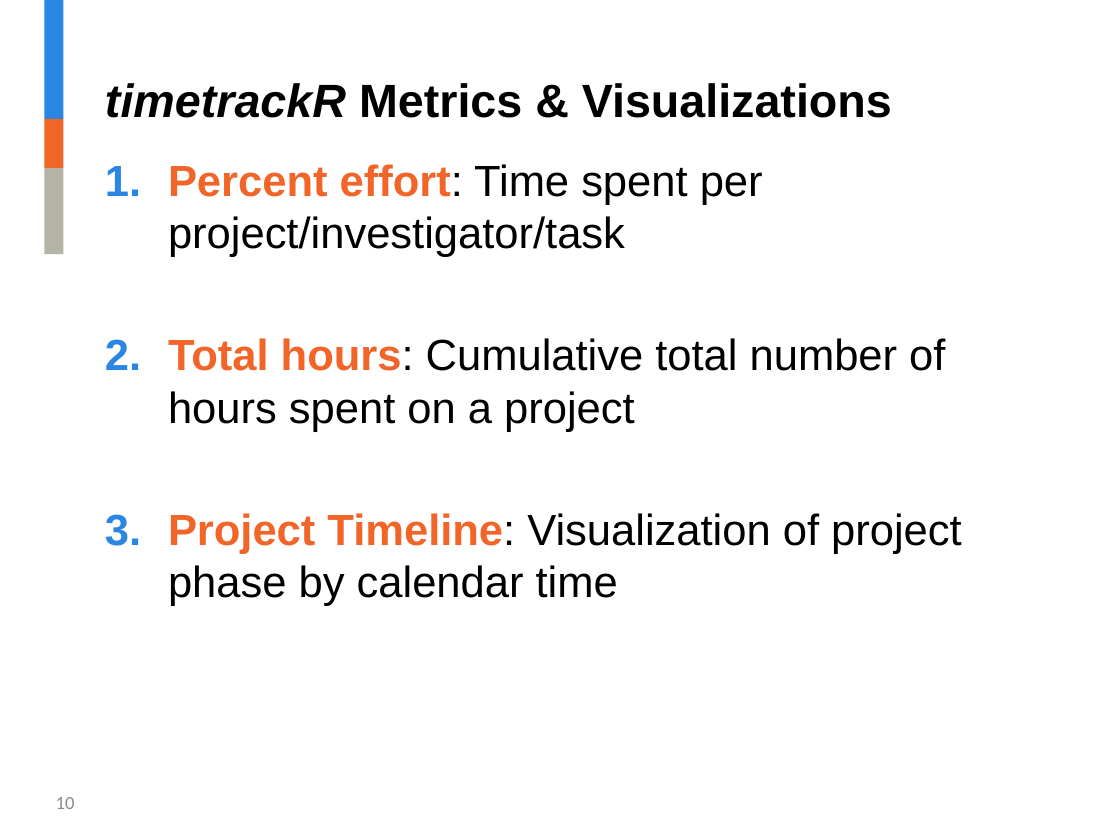
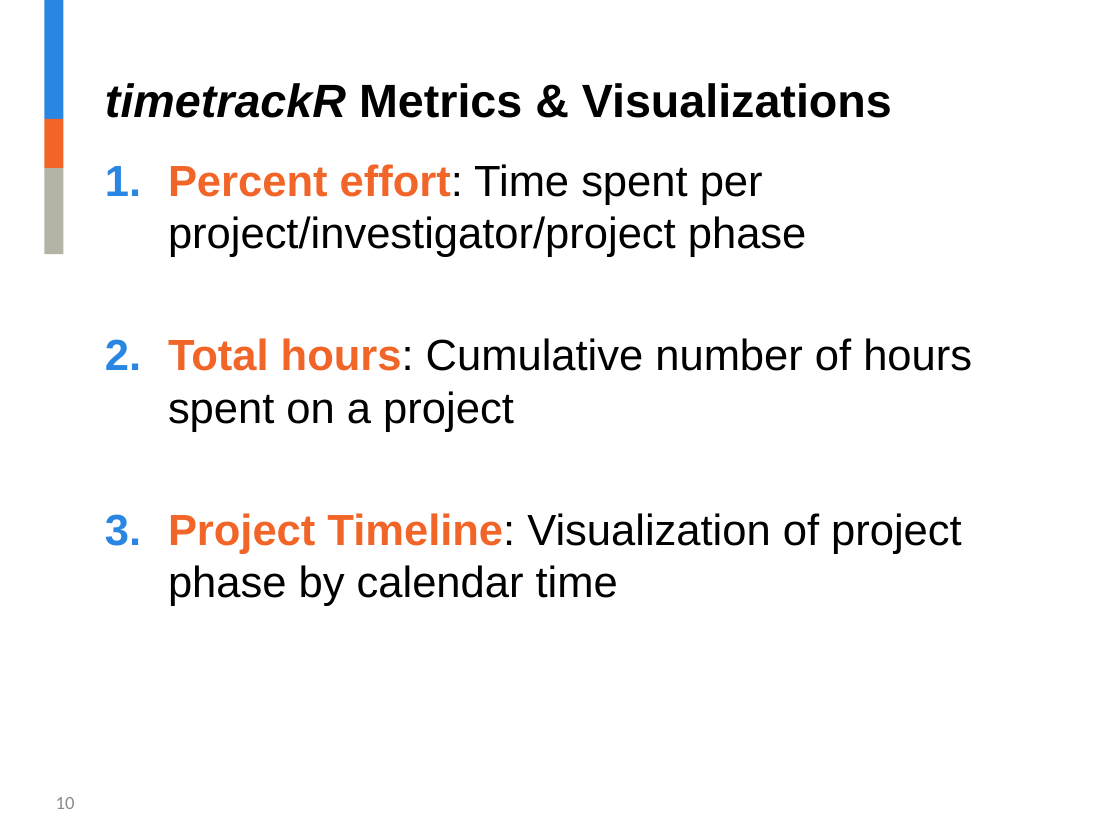
Before and after one commit to jalavery/timetrackR, a slide deck: slide 10 of RLadies timetrackR Presentation.pptx. Drawn at 1120x840 pixels with LibreOffice and Linux fonts; fonts in the diff are those of the drawing; background and template pictures are left out. Boxes give left, top, right and bottom in pixels: in the first picture for what was removed or moved away, otherwise in the second. Text is boxed around its words. In the diff, an @@ line names an element or a change of style, - is before the commit and + after.

```diff
--- a/RLadies timetrackR Presentation.pptx
+++ b/RLadies timetrackR Presentation.pptx
@@ text at (168, 164, 972, 432): text changed @@
-1. Percent effort: Time spent per project/investigator/task
-2. Total hours: Cumulative total number of hours spent on a project
+1. Percent effort: Time spent per project/investigator/project phase
+2. Total hours: Cumulative number of hours spent on a project
```
Also in this commit, not shown: 4 other slides changed, 1 other file.
